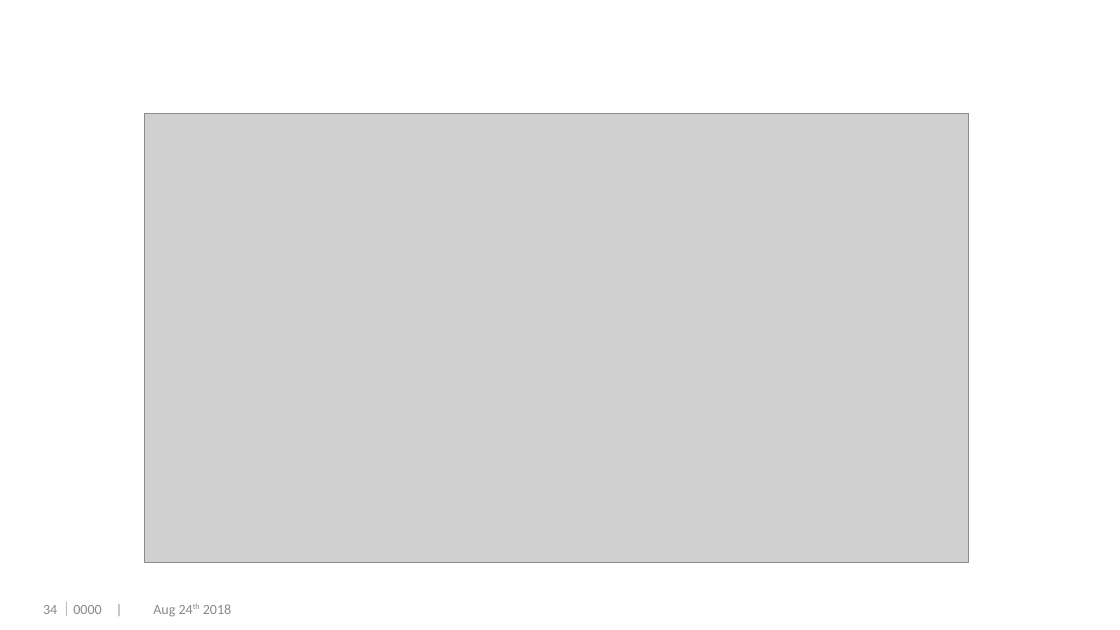
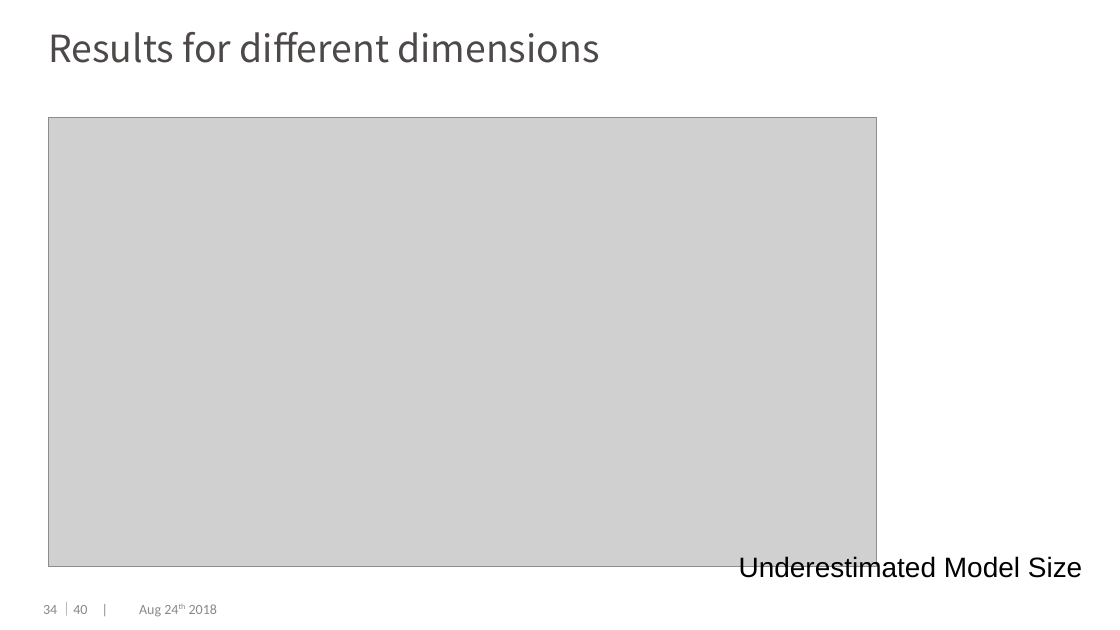
Before and after one commit to dengwx11/GroupLasso, a slide deck: slide 35 of manu & slides/Final.pptx. Drawn at 1120x630 pixels with LibreOffice and Linux fonts; fonts in the diff are those of the drawing; grey boxes stand for pictures; background and template pictures are left out. Boxes give left, top, right and bottom in pixels: in the first picture for what was removed or moved away, otherwise in the second. Text is boxed around its words. In the diff, an @@ line names an element or a change of style, - is before the commit and + after.

```diff
--- a/manu & slides/Final.pptx
+++ b/manu & slides/Final.pptx
@@ title added at [48, 32, 599, 63], 24 pt, text #4C4948 @@
+Results for different dimensions
@@ picture: place and size @@
-picture at [144, 113, 969, 562]
+picture at [48, 118, 876, 567]
@@ text added at [739, 555, 1082, 582], 18 pt, text #000000 @@
+Underestimated Model Size
@@ text at [59, 602, 217, 617]: text changed @@
-｜0000 | Aug 24th 2018
+｜40 | Aug 24th 2018
```
Also in this commit, not shown: 32 other slides changed, 7 slides added, 6 slides removed, 11 other files.
